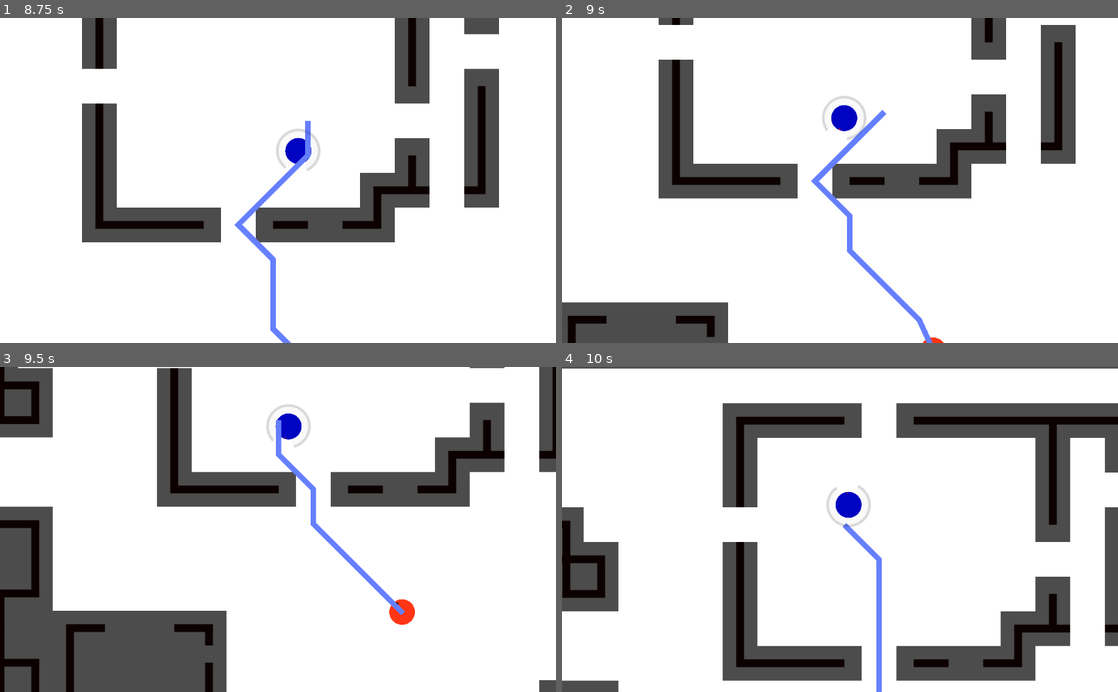
Above: before the commit, frames 1-4 (two rows, left to right).
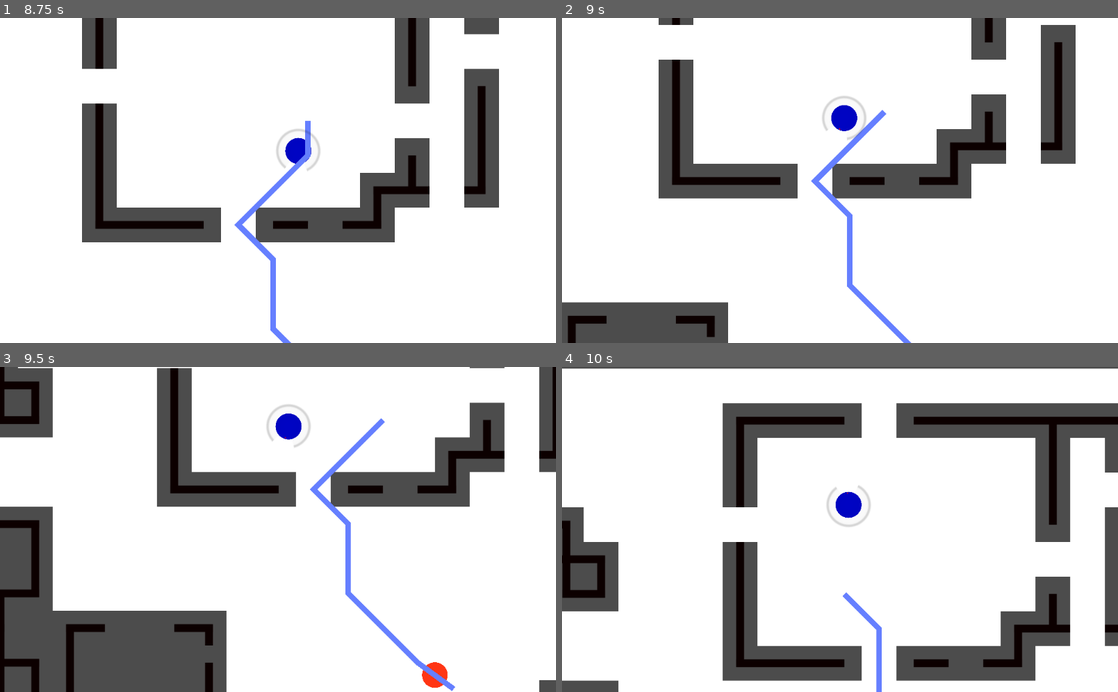
Above: after the commit, the same moments.

Repository: R4nKF1v3/boss
Game: Godot game, scene res://scenes/levels/Test/Test.tscn
The game is run twice, just before and just after one commit, with the same random seed, the same clock (stepped at 60 frames per second) and the same inputs. The project has no main scene, so this scene is started directly.
Inputs (mouse positions are in pixels of both pictures, inside the frame that each line leads up to):
- Up to frame 1 (8.75 s): tap Enter at 0.5 s; move the mouse to (400, 164) at 0.52 s; hold Right (move_right) 0.53-1.28 s; hold Shift (run) 0.53-1.28 s; click (400, 164) at 0.67 s; move the mouse to (166, 196) at 1.27 s; hold Down (move_down) 1.28-2.03 s; tap Shift (run) every 1.5 s from 1.35 to 7.35 s; move the mouse to (333, 109) at 2.02 s; hold Right (move_right) 2.03-2.78 s; hold Shift (run) 2.03-2.78 s; move the mouse to (250, 245) at 2.77 s; hold Up (move_up) 2.78-3.53 s; click (250, 245) at 2.92 s; move the mouse to (444, 229) at 3.52 s; hold Shift (run) 3.53-4.28 s; hold Left (move_left) 3.53-5.03 s; move the mouse to (111, 131) at 4.27 s; move the mouse to (305, 180) at 5.02 s; hold Down (move_down) 5.03-5.78 s; hold Shift (run) 5.03-5.78 s; click (305, 180) at 5.17 s; move the mouse to (194, 99) at 5.77 s; hold Right (move_right) 5.78-6.53 s; move the mouse to (400, 164) at 6.52 s; hold Up (move_up) 6.53-7.28 s; hold Shift (run) 6.53-7.28 s; move the mouse to (166, 196) at 7.27 s; hold Right (move_right) 7.28-8.03 s; click (166, 196) at 7.42 s; move the mouse to (333, 109) at 8.02 s; hold Down (move_down) from 8.03 s (still down); hold Shift (run) from 8.03 s (still down)
- Up to frame 2 (9 s): move the mouse to (812, 245) at 8.77 s; release Down (move_down) at 8.78 s; release Shift (run) at 8.78 s; hold Left (move_left) from 8.78 s (still down); tap Shift (run) at 8.85 s
- Up to frame 3 (9.5 s): keep holding Left (move_left)
- Up to frame 4 (10 s): move the mouse to (1006, 578) at 9.52 s; release Left (move_left) at 9.53 s; hold Up (move_up) from 9.53 s (still down); hold Shift (run) from 9.53 s (still down); click (1006, 578) at 9.67 s

Frame 1 is identical in both runs. In frame 2, 0.8% of the frame differs, in the area x 51-69%, y 71-100%; in frame 3, 2.3%, in the area x 49-82%, y 15-100%; in frame 4, 0.5%.

Commit message:
Agregado estado searching al EnemyShadow. Pendientes ajustes al movimiento y comportamiento con soporte a animaciones

Diff:
--- a/entities/npcs/enemies/shadow/EnemyShadow.gd
+++ b/entities/npcs/enemies/shadow/EnemyShadow.gd
@@ -6,6 +6,7 @@
 
 var navigation : TileMap
 var target
+var player_last_pos
 
 signal new_path(path)
 
@@ -28,8 +29,14 @@
 			var sw = target.global_position + Vector2(-target_extents.x, target_extents.y)
 			for pos in [target.global_position, nw, se, ne, sw]:
 				var result = space_state.intersect_ray(global_position, pos, [self], collision_mask)
-				return result and result.collider == target
+				var response = result and result.collider == target
+				if response:
+					player_last_pos = target.global_position
+					return true
 	return false
+
+func can_reach_player():
+	return target and navigation.is_valid_node(target.global_position)
 
 func on_body_entered(body):
 	print("Body entered")
--- a/entities/npcs/enemies/shadow/EnemyShadow.tscn
+++ b/entities/npcs/enemies/shadow/EnemyShadow.tscn
@@ -6,8 +6,9 @@
 [ext_resource path="res://entities/npcs/enemies/shadow/states/Idle.gd" type="Script" id=4]
 [ext_resource path="res://entities/npcs/enemies/shadow/states/Wander.gd" type="Script" id=5]
 [ext_resource path="res://entities/npcs/enemies/shadow/states/Chase.gd" type="Script" id=6]
-[ext_resource path="res://entities/npcs/enemies/shadow/shadow.png" type="Texture" id=7]
-[ext_resource path="res://entities/npcs/enemies/shadow/fxs/SmokeAnim.tres" type="Texture" id=8]
+[ext_resource path="res://entities/npcs/enemies/shadow/states/Searching.gd" type="Script" id=7]
+[ext_resource path="res://entities/npcs/enemies/shadow/shadow.png" type="Texture" id=8]
+[ext_resource path="res://entities/npcs/enemies/shadow/fxs/SmokeAnim.tres" type="Texture" id=9]
 
 [sub_resource type="CanvasItemMaterial" id=1]
 
@@ -46,6 +47,33 @@
 [sub_resource type="Animation" id=4]
 resource_name = "idle"
 loop = true
+tracks/0/type = "value"
+tracks/0/path = NodePath("Emmisives/Footsteps/Right:emitting")
+tracks/0/interp = 1
+tracks/0/loop_wrap = true
+tracks/0/imported = false
+tracks/0/enabled = true
+tracks/0/keys = {
+"times": PoolRealArray( 0 ),
+"transitions": PoolRealArray( 1 ),
+"update": 1,
+"values": [ false ]
+}
+tracks/1/type = "value"
+tracks/1/path = NodePath("Emmisives/Footsteps/Left:emitting")
+tracks/1/interp = 1
+tracks/1/loop_wrap = true
+tracks/1/imported = false
+tracks/1/enabled = true
+tracks/1/keys = {
+"times": PoolRealArray( 0 ),
+"transitions": PoolRealArray( 1 ),
+"update": 1,
+"values": [ false ]
+}
+
+[sub_resource type="Animation" id=12]
+resource_name = "searching"
 tracks/0/type = "value"
 tracks/0/path = NodePath("Emmisives/Footsteps/Right:emitting")
 tracks/0/interp = 1
@@ -163,6 +191,13 @@
 [node name="UpdatePath" type="Timer" parent="StateMachine/Chase" index="0"]
 wait_time = 0.05
 
+[node name="Searching" type="Node" parent="StateMachine" index="3"]
+script = ExtResource( 7 )
+SPEED = 60.0
+
+[node name="SearchTime" type="Timer" parent="StateMachine/Searching" index="0"]
+wait_time = 10.0
+
 [node name="CollisionShape2D" parent="." index="1"]
 shape = SubResource( 2 )
 
@@ -172,11 +207,12 @@
 position = Vector2( 0.0960748, 0.200747 )
 rotation = 1.5708
 scale = Vector2( 0.0470483, 0.0470483 )
-texture = ExtResource( 7 )
+texture = ExtResource( 8 )
 
 [node name="AnimationPlayer" type="AnimationPlayer" parent="." index="3"]
 anims/chase = SubResource( 3 )
 anims/idle = SubResource( 4 )
+anims/searching = SubResource( 12 )
 anims/wander = SubResource( 5 )
 
 [node name="DetectionArea" type="Area2D" parent="." index="4"]
@@ -213,6 +249,7 @@
 lifetime = 4.0
 local_coords = false
 process_material = SubResource( 11 )
-texture = ExtResource( 8 )
+texture = ExtResource( 9 )
 [connection signal="timeout" from="StateMachine/Idle/BoredomTimer" to="StateMachine/Idle" method="_on_Timer_timeout"]
 [connection signal="timeout" from="StateMachine/Chase/UpdatePath" to="StateMachine/Chase" method="_on_UpdatePath_timeout"]
+[connection signal="timeout" from="StateMachine/Searching/SearchTime" to="StateMachine/Searching" method="_on_SearchTime_timeout"]
--- a/entities/npcs/enemies/shadow/ShadowStateMachine.gd
+++ b/entities/npcs/enemies/shadow/ShadowStateMachine.gd
@@ -5,6 +5,7 @@
 		"idle": $Idle,
 		"wander": $Wander,
 		"chase": $Chase,
+		"searching": $Searching,
 	}
 	START_STATE = $Idle
 	signals.connect("noise_emitted", self, "_on_noise_emmited")
@@ -19,7 +20,11 @@
 
 func _on_noise_emmited(location):
 	if owner.global_position.distance_to(location) < owner.HEARING_RANGE:
-		if current_state in [$Idle, $Wander]:
-			_change_state("chase")
-		if not owner.can_see_player():
-			$Chase.objective_path = owner.navigation.get_simple_path(owner.global_position, location)
+		var path = owner.navigation.get_simple_path(owner.global_position, location)
+		if path.size() == 0:
+			owner.look_at(location)
+			return
+		owner.player_last_pos = null
+		if not current_state == $Searching:
+			_change_state("searching")
+		$Searching.objective_path = path
--- a/entities/npcs/enemies/shadow/states/Chase.gd
+++ b/entities/npcs/enemies/shadow/states/Chase.gd
@@ -19,12 +19,12 @@
 			owner.look_at(owner.target.global_position)
 	elif can_see_player:
 		owner.look_at(owner.target.global_position)
-		if can_reach_player():
+		if owner.can_reach_player():
 			self.objective_path = owner.navigation.get_simple_path(owner.global_position, owner.target.global_position)
 		else:
-			emit_signal("finished", "idle")
+			emit_signal("finished", "searching")
 	else:
-		emit_signal("finished", "idle")
+		emit_signal("finished", "searching")
 
 func _on_UpdatePath_timeout():
 	if owner.can_see_player():
--- a/entities/npcs/enemies/shadow/states/Idle.gd
+++ b/entities/npcs/enemies/shadow/states/Idle.gd
@@ -4,6 +4,7 @@
 
 # Initialize the state. E.g. change the animation
 func enter():
+	owner.player_last_pos = null
 	print("Now Idle")
 	timer.start(randi() % 10 + 8)
 	owner.get_node("AnimationPlayer").play("idle")
@@ -12,12 +13,15 @@
 func exit():
 	if not timer.is_stopped():
 		timer.stop()
+	.exit()
 
 func update(delta):
 	if owner.can_see_player():
 		owner.look_at(owner.target.global_position)
-		if can_reach_player():
+		if owner.can_reach_player():
 			emit_signal("finished", "chase")
+		else:
+			emit_signal("finished", "searching")
 
 func _on_Timer_timeout():
 	emit_signal("finished", "wander")
--- a/entities/npcs/enemies/shadow/states/Motion.gd
+++ b/entities/npcs/enemies/shadow/states/Motion.gd
@@ -3,6 +3,9 @@
 export (float) var SPEED
 
 var objective_path = [] setget set_objective_path
+
+func exit():
+	objective_path = []
 
 func travel_to_objective(delta):
 	var distance = SPEED * delta
@@ -26,10 +29,9 @@
 		distance -= distance_to_next
 		objective_path.remove(0)
 
-func can_reach_player():
-	return owner.navigation.is_valid_node(owner.target.global_position)
-
 func set_objective_path(value):
+	if value.size() == 0:
+		return
 	if value[0] == owner.global_position:
 		return
 	value[0] = owner.global_position
--- /dev/null
+++ b/entities/npcs/enemies/shadow/states/Searching.gd
@@ -0,0 +1,41 @@
+extends "res://entities/npcs/enemies/shadow/states/Motion.gd"
+
+onready var timer = $SearchTime
+
+# Initialize the state. E.g. change the animation
+func enter():
+	print("Now Searching")
+	timer.start()
+	owner.get_node("AnimationPlayer").play("searching")
+
+# Clean up the state. Reinitialize values like a timer
+func exit():
+	if not timer.is_stopped():
+		timer.stop()
+	.exit()
+
+func update(delta):
+	if owner.can_see_player():
+		owner.look_at(owner.target.global_position)
+		if owner.can_reach_player():
+			emit_signal("finished", "chase")
+	else:
+		search_cycle(delta)
+
+func search_cycle(delta):
+	find_valid_path()
+	travel_to_objective(delta)
+
+func find_valid_path():
+	if objective_path.size() <= 1:
+		if owner.player_last_pos:
+			randomize()
+			var objective = Vector2(owner.player_last_pos.x + (rand_range(-100, 100)), owner.player_last_pos.y + (rand_range(-100, 100)))
+			self.objective_path = owner.navigation.get_simple_path(owner.global_position, objective)
+		else:
+			randomize()
+			var objective = Vector2(owner.global_position.x + (rand_range(-300, 300)), owner.global_position.y + (rand_range(-300, 300)))
+			set_objective_path(owner.navigation.get_simple_path(owner.global_position, objective))
+
+func _on_SearchTime_timeout():
+	emit_signal("finished", "idle")
--- a/entities/npcs/enemies/shadow/states/Wander.gd
+++ b/entities/npcs/enemies/shadow/states/Wander.gd
@@ -2,14 +2,12 @@
 
 # Initialize the state. E.g. change the animation
 func enter():
+	owner.player_last_pos = null
 	print("Now wandering")
 	find_valid_path()
 	print("My valid path is:")
 	print(objective_path)
 	owner.get_node("AnimationPlayer").play("wander")
-
-func exit():
-	objective_path = []
 
 func update(delta):
 	if owner.can_see_player():
@@ -20,7 +18,7 @@
 		emit_signal("finished", "idle")
 
 func find_valid_path():
-	while objective_path.size() == 0:
+	while objective_path.size() <= 1:
 		randomize()
 		var objective = Vector2(owner.global_position.x + (rand_range(-300, 300)), owner.global_position.y + (rand_range(-300, 300)))
 		set_objective_path(owner.navigation.get_simple_path(owner.global_position, objective))
Not shown: 1 places in entities/npcs/enemies/shadow/EnemyShadow.tscn that only renumber resources
